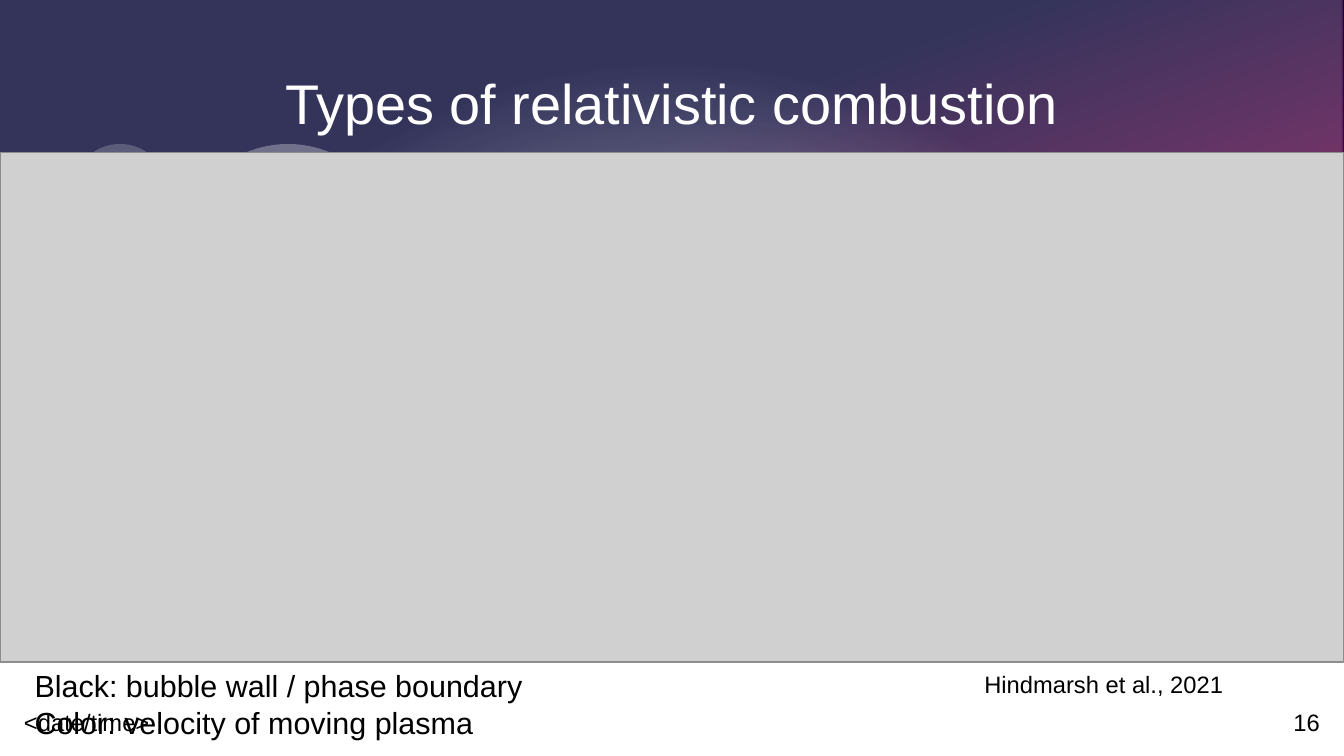
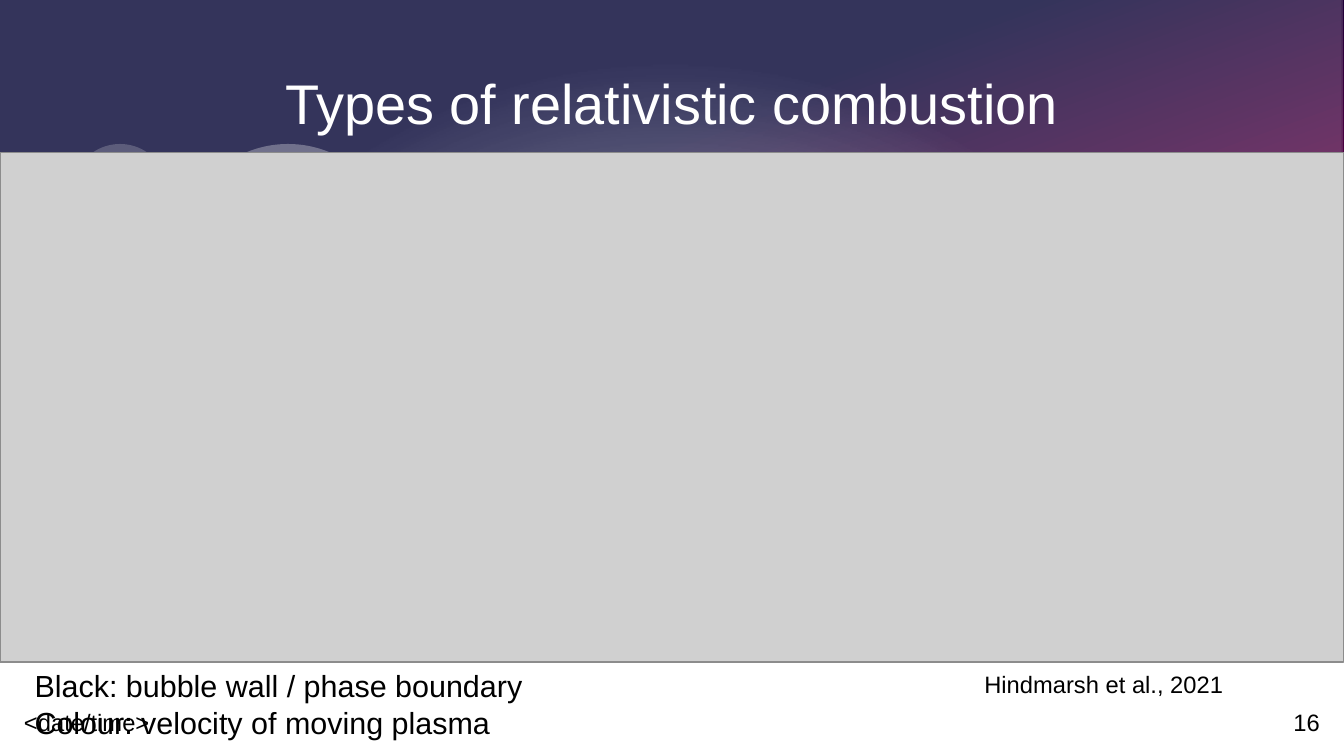
Before and after one commit to AgenttiX/msc-thesis2, a slide deck: slide 16 of cft_meetup_presentation/cft_meetup_slides.odp. Drawn at 1344x756 pixels with LibreOffice and Linux fonts; fonts in the diff are those of the drawing; grey boxes stand for pictures. Boxes give left, top, right and bottom in pixels: in the first picture for what was removed or moved away, otherwise in the second. Text is boxed around its words. In the diff, an @@ line names an element or a change of style, - is before the commit and + after.

```diff
--- a/cft_meetup_presentation/cft_meetup_slides.odp
+++ b/cft_meetup_presentation/cft_meetup_slides.odp
@@ text at box(35, 712, 490, 739): text changed @@
-Color: velocity of moving plasma
+Colour: velocity of moving plasma
```
Also in this commit, not shown: 5 other slides changed, 1 other file.
